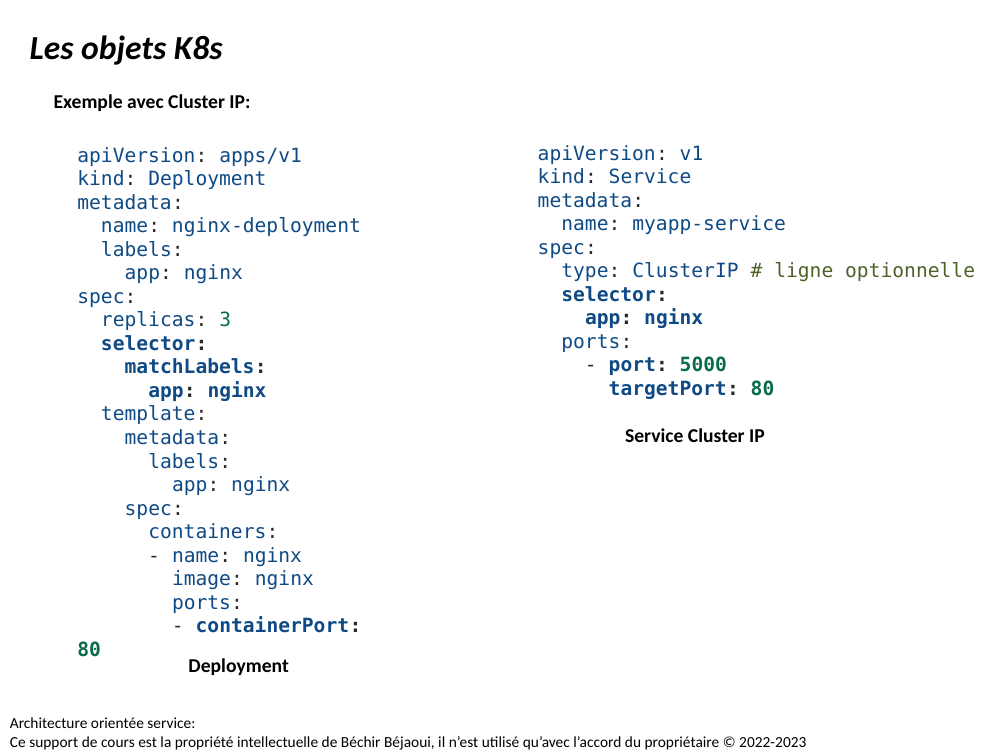
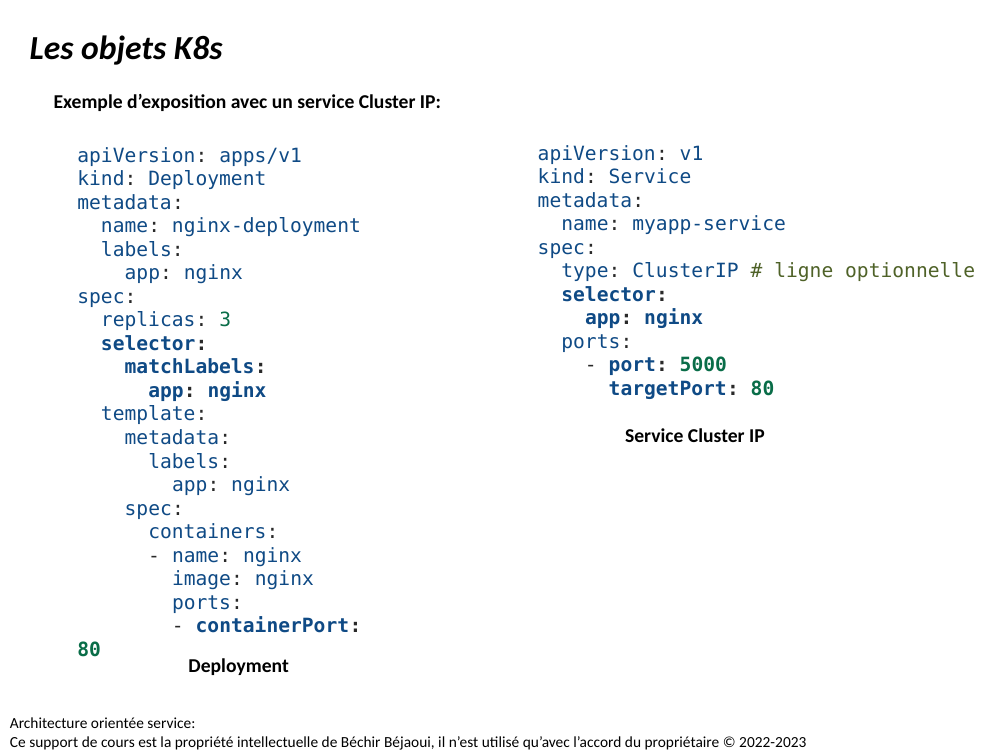
Before and after one commit to bejaouibechir/Devops2024, a slide deck: slide 20 of 5.Kubernetes/1.Les techniques de déploiements avec Kubernetes.pptx. Drawn at 1008x756 pixels with LibreOffice and Linux fonts; fonts in the diff are those of the drawing. Boxes give left, top, right and bottom in pixels: in the first picture for what was removed or moved away, otherwise in the second. Text is boxed around its words. In the diff, an @@ line names an element or a change of style, - is before the commit and + after.

```diff
--- a/5.Kubernetes/1.Les techniques de déploiements avec Kubernetes.pptx
+++ b/5.Kubernetes/1.Les techniques de déploiements avec Kubernetes.pptx
@@ text at [54,94,441,111]: text changed @@
-Exemple avec Cluster IP:
+Exemple d’exposition avec un service Cluster IP:
```
Also in this commit, not shown: 9 other slides changed, 1 other file.
